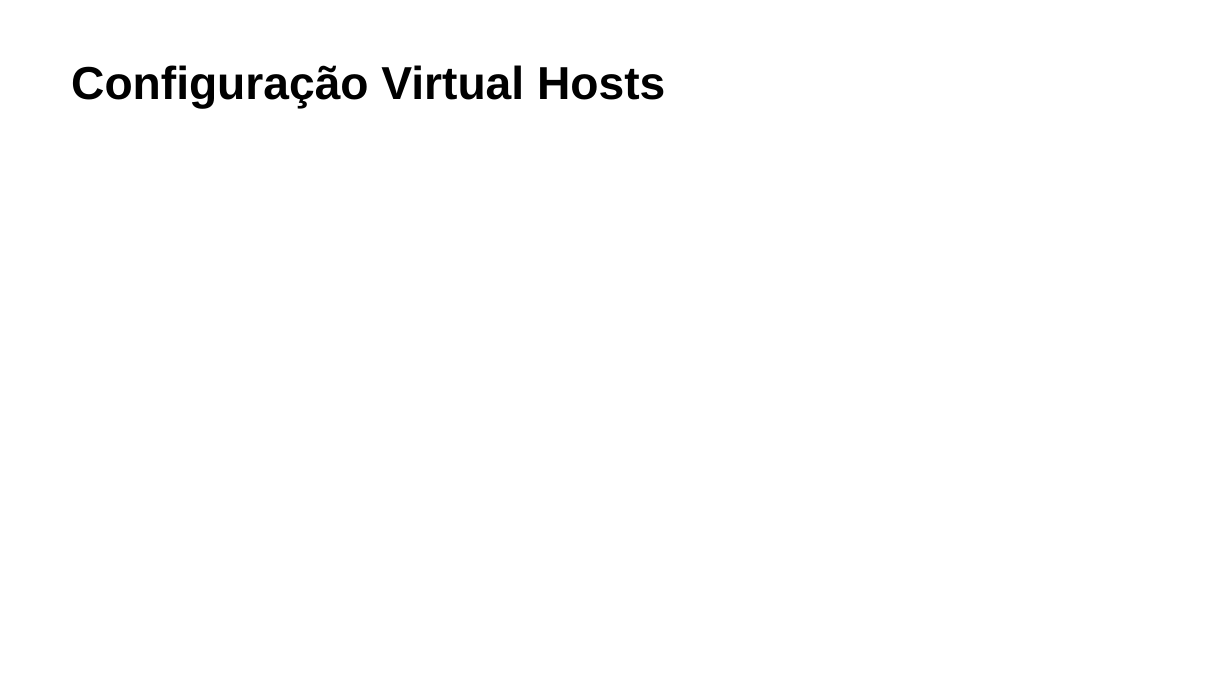
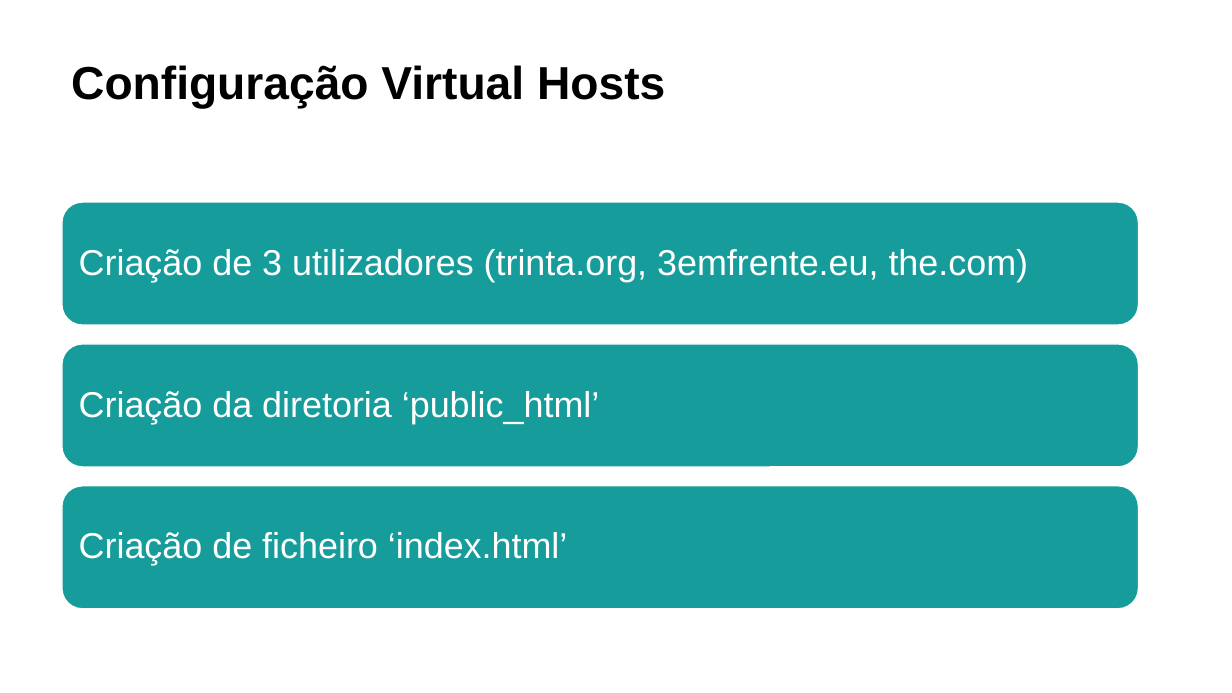
Before and after one commit to MartinhoCaeiro/WAF-Guide, a slide deck: slide 9 of Presentation/SlidesApresentaçãoProjeto.pptx. Drawn at 1232x693 pixels with LibreOffice and Linux fonts; fonts in the diff are those of the drawing. Boxes give left, top, right and bottom in pixels: in the first picture for what was removed or moved away, otherwise in the second. Text is boxed around its words. In the diff, an @@ line names an element or a change of style, - is before the commit and + after.

```diff
--- a/Presentation/SlidesApresentaçãoProjeto.pptx
+++ b/Presentation/SlidesApresentaçãoProjeto.pptx
@@ group added at (x1=62, y1=202, x2=1139, y2=609): 3 rounded rectangles, 3 texts @@
+Criação de 3 utilizadores (trinta.org, 3emfrente.eu, the.com)
+Criação da diretoria ‘public_html’
+Criação de ficheiro ‘index.html’
```
Also in this commit, not shown: 7 other slides changed, 5 slides added, 4 slides removed, 3 other files.
